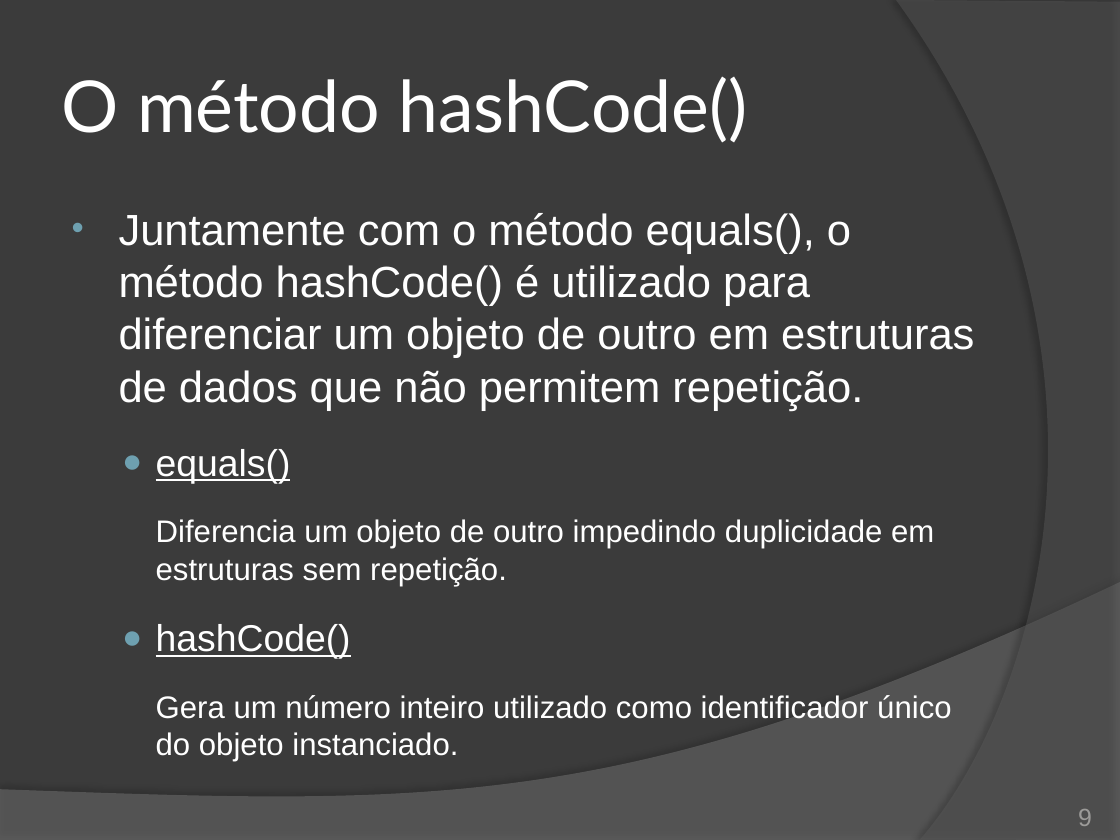
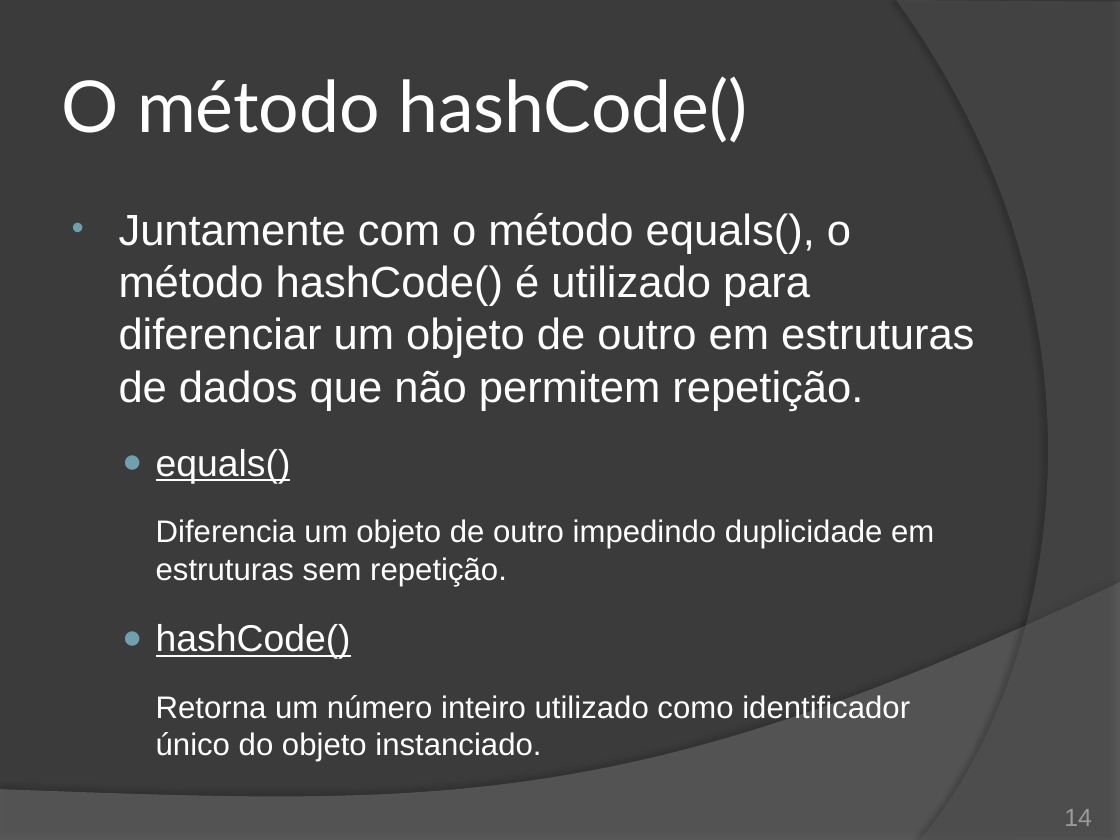
Before and after one commit to duchesqui/slzvieira-training, a slide deck: slide 14 of 2-Java-Programmer-Modulo-II/09.Capitulo03.pptx (slide 9 before the commit). Drawn at 1120x840 pixels with LibreOffice and Linux fonts; fonts in the diff are those of the drawing. Boxes give left, top, right and bottom in pixels: in the first picture for what was removed or moved away, otherwise in the second. Text is boxed around its words. In the diff, an @@ line names an element or a change of style, - is before the commit and + after.

```diff
--- a/2-Java-Programmer-Modulo-II/09.Capitulo03.pptx
+++ b/2-Java-Programmer-Modulo-II/09.Capitulo03.pptx
@@ text at [156, 695, 910, 761]: text changed @@
-    Gera um número inteiro utilizado como identificador único do objeto instanciado.
+    Retorna um número inteiro utilizado como identificador único do objeto instanciado.
@@ page number at [1064, 809, 1092, 826]: text changed @@
-9
+14
```
Also in this commit, not shown: 4 other slides changed, 9 slides added, 1 slide removed, 5 other files.
